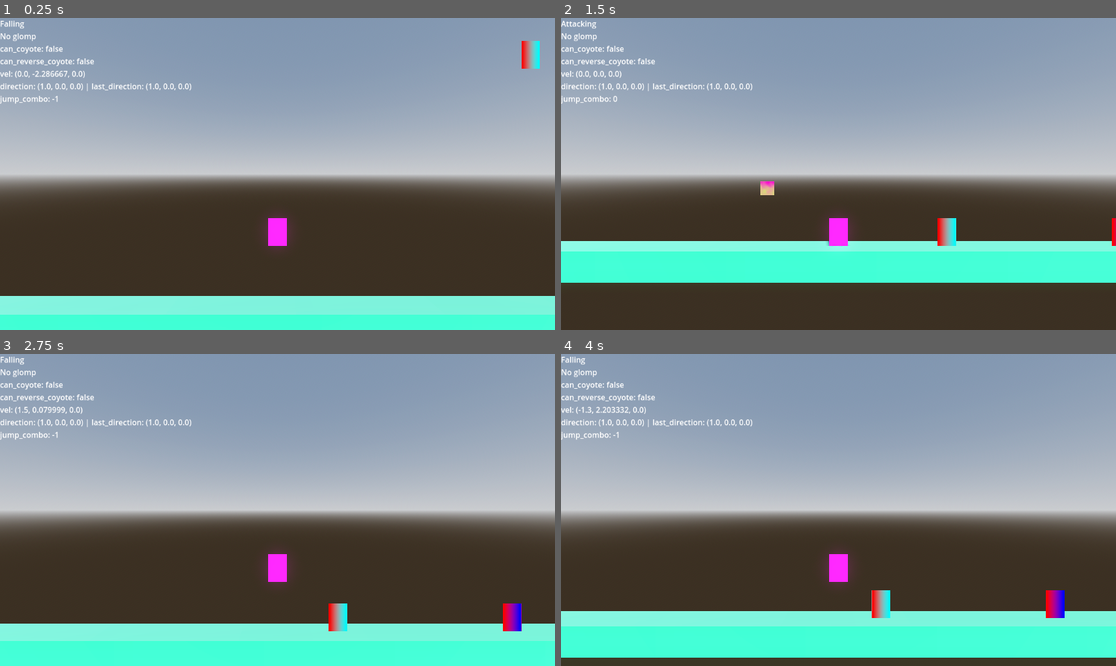
Above: before the commit, frames 1-4 (two rows, left to right).
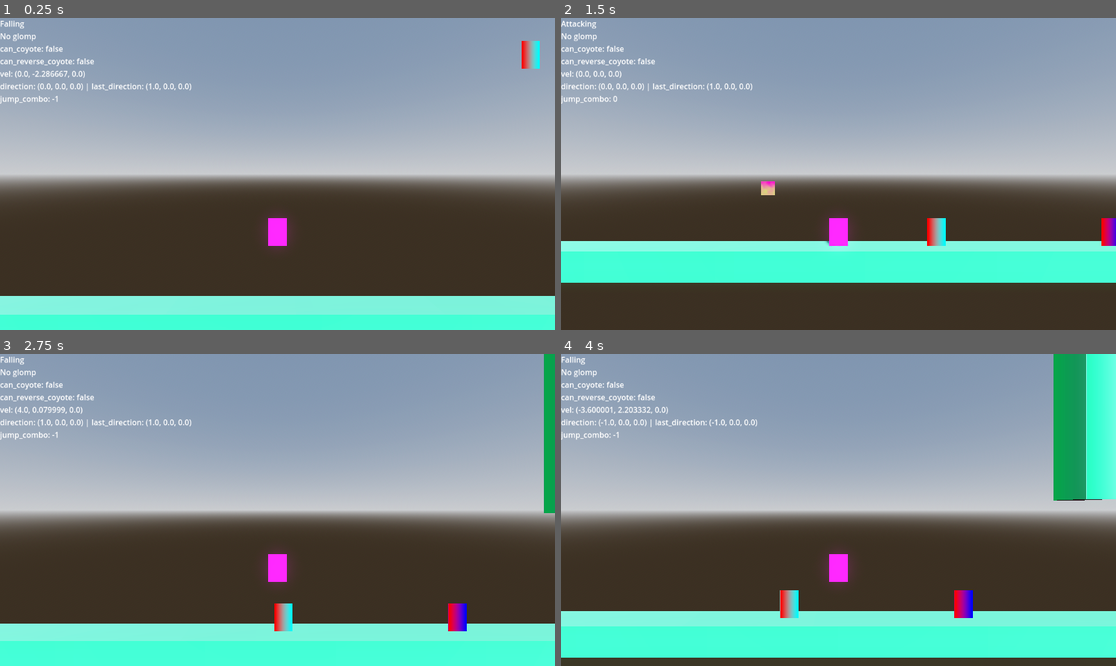
Above: after the commit, the same moments.

Repository: b3e3e3/ultimate-glomp
Game: Godot game, scene res://sandbox.tscn
Two runs of this game, one before a commit and one after it. Both use one fixed random seed, a clock stepped at 60 frames per second and the inputs below.
Inputs (mouse positions are in pixels of both pictures, inside the frame that each line leads up to):
- Up to frame 1 (0.25 s): no input
- Up to frame 2 (1.5 s): tap Enter at 0.5 s; move the mouse to (960, 158) at 0.52 s; hold D (move_right) 0.53-1.28 s; tap Space (jump) at 0.6, 0.77, 1.07 s; click (960, 158) at 0.67 s; move the mouse to (727, 189) at 1.27 s; hold S (move_down) from 1.28 s (still down); click (727, 189) at 1.35 s
- Up to frame 3 (2.75 s): tap Space (jump) at 1.52, 1.55, 1.82, 2.3 s; move the mouse to (333, 441) at 2.02 s; release S (move_down) at 2.03 s; hold D (move_right) from 2.03 s (still down); tap Enter at 2.1 s
- Up to frame 4 (4 s): move the mouse to (810, 572) at 2.77 s; release D (move_right) at 2.78 s; hold W (move_up) 2.78-3.53 s; tap Keypad Enter at 2.85 s; click (810, 572) at 2.92 s; tap Space (jump) at 3.02, 3.05, 3.32, 3.77, 3.8 s; move the mouse to (1005, 556) at 3.52 s; hold A (move_left) from 3.53 s (still down); tap C at 3.6 s

The runs differ from the first frame. In frame 1, less than 0.1% of the frame differs, in the area x 7-8%, y 20-23%; in frame 2, 0.7%; in frame 3, 2.2%; in frame 4, 6.9%, in the area x 3-100%, y 0-85%.
Error before the commit: Invalid call. Nonexistent function 'control_direction' in base 'Node (PlayerController)'. (res://character/player/state/_player_state.gd:30)

Commit message:
refactor

Diff:
--- a/character/character.gd
+++ b/character/character.gd
@@ -50,7 +50,7 @@
 	if not is_on_floor():
 		velocity += get_gravity() * delta
 
-func move(dir: float, speed: float = get_speed(), accel: float = get_accel_speed(), decel: float = get_decel_speed()) -> void:
+func horizontal_move(dir: float, speed: float = get_speed(), accel: float = get_accel_speed(), decel: float = get_decel_speed()) -> void:
 	var delta := accel
 	var target := dir * speed
 
@@ -85,6 +85,13 @@
 func is_moving() -> bool:
 	return velocity.x != 0
 
+func get_stat_with_buffs(key: StringName, value: Variant):
+	var val = value
+
+	val += $EquipInventory.get_all_adds(key)
+	val *= $EquipInventory.get_all_multipliers(key)
+
+	return val
 
 
 func _get_air_variant_stat(grounded_key: StringName, air_key: StringName, grounded: Variant, air: Variant) -> Variant:
@@ -97,16 +104,14 @@
 		value = air
 		_key = air_key
 
-	value += $EquipInventory.get_all_adds(_key)
-	value *= $EquipInventory.get_all_multipliers(_key)
+	value = get_stat_with_buffs(_key, value)
 
 	return value
 
 func get_jumps_after_climbing() -> int:
 	var _jumps := 0
 
-	_jumps += $EquipInventory.get_all_adds(&"jumps_after_climbing")
-	_jumps *= $EquipInventory.get_all_multipliers(&"jumps_after_climbing")
+	_jumps = get_stat_with_buffs(&"jumps_after_climbing", _jumps)
 
 	return _jumps
 
@@ -122,15 +127,13 @@
 func get_jump_force() -> Vector3:
 	var _vel := JUMP_VELOCITY
 
-	_vel += $EquipInventory.get_all_adds(&"jump_force")
-	_vel *= $EquipInventory.get_all_multipliers(&"jump_force")
+	_vel = get_stat_with_buffs(&"jump_force", _vel)
 
 	return _vel
 
 func get_wall_slide_speed() -> float:
 	var _speed := WALL_SLIDE_SPEED
 
-	_speed += $EquipInventory.get_all_adds(&"wall_slide_speed")
-	_speed *= $EquipInventory.get_all_multipliers(&"wall_slide_speed")
+	_speed = get_stat_with_buffs(&"wall_slide_speed", _speed)
 
 	return _speed
--- a/character/player/state/_player_state.gd
+++ b/character/player/state/_player_state.gd
@@ -27,7 +27,7 @@
 	super.on_update(_delta)
 
 func on_physics_update(_delta: float) -> void:
-	controller.control_direction()
+	controller.control_horizontal_direction()
 
 ## Returns true if horizontal input is non-zero or the character is moving.
 func check_for_moving_horizontal() -> bool:
--- a/character/player/state/attacking.gd
+++ b/character/player/state/attacking.gd
@@ -20,6 +20,6 @@
 		goto(climbing_state)
 
 	if character.is_on_floor():
-		character.move(0.0)
+		character.horizontal_move(0.0)
 	else:
-		character.move(character.direction.x, character.get_speed(), character.get_accel_speed(), character.get_decel_speed())
+		character.horizontal_move(character.direction.x, character.get_speed(), character.get_accel_speed(), character.get_decel_speed())
--- a/character/player/state/moving.gd
+++ b/character/player/state/moving.gd
@@ -24,7 +24,7 @@
 	elif check_for_glomping():
 		goto(glomping_state)
 	elif check_for_moving_horizontal():
-		player.move(movement, character.get_speed(), get_directional_acceleration(movement))
+		player.horizontal_move(movement, character.get_speed(), get_directional_acceleration(movement))
 	else:
 		goto(idle_state)
 
--- a/player.tscn
+++ b/player.tscn
@@ -121,6 +121,7 @@
 ACCEL_SPEED = 0.1
 ACCEL_SPEED_AIR = 0.2
 DECEL_SPEED = 1.2
+DECEL_SPEED_AIR = 0.1
 SPEED = 3.33
 SPEED_AIR = 4.0
 metadata/_edit_group_ = true
